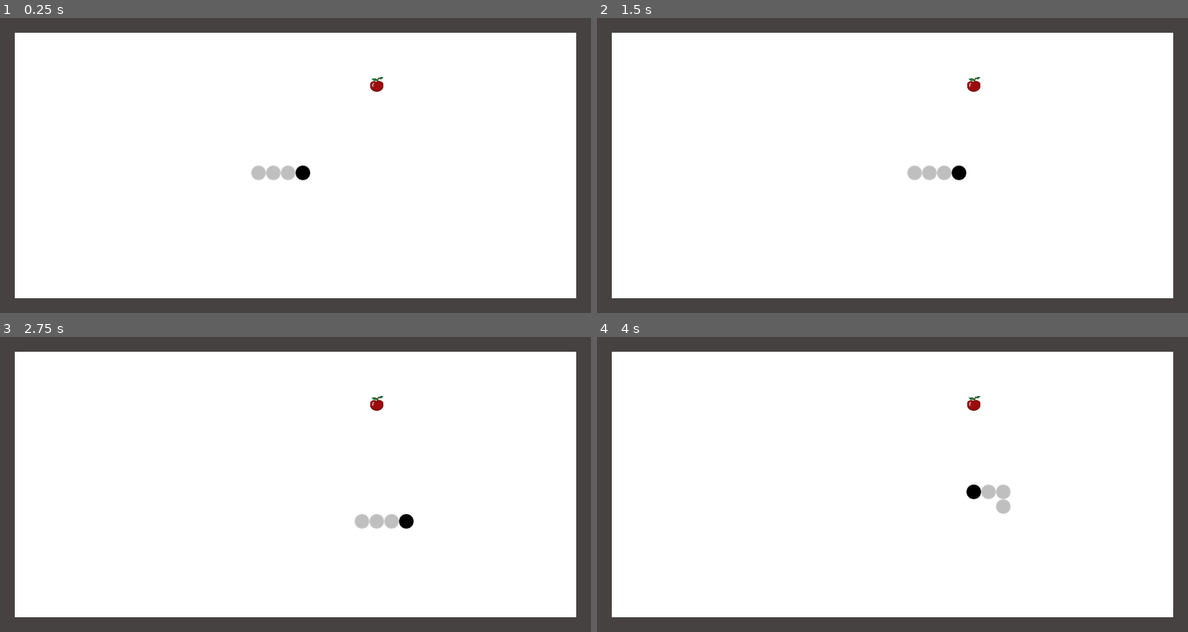
Above: before the commit, frames 1-4 (two rows, left to right).
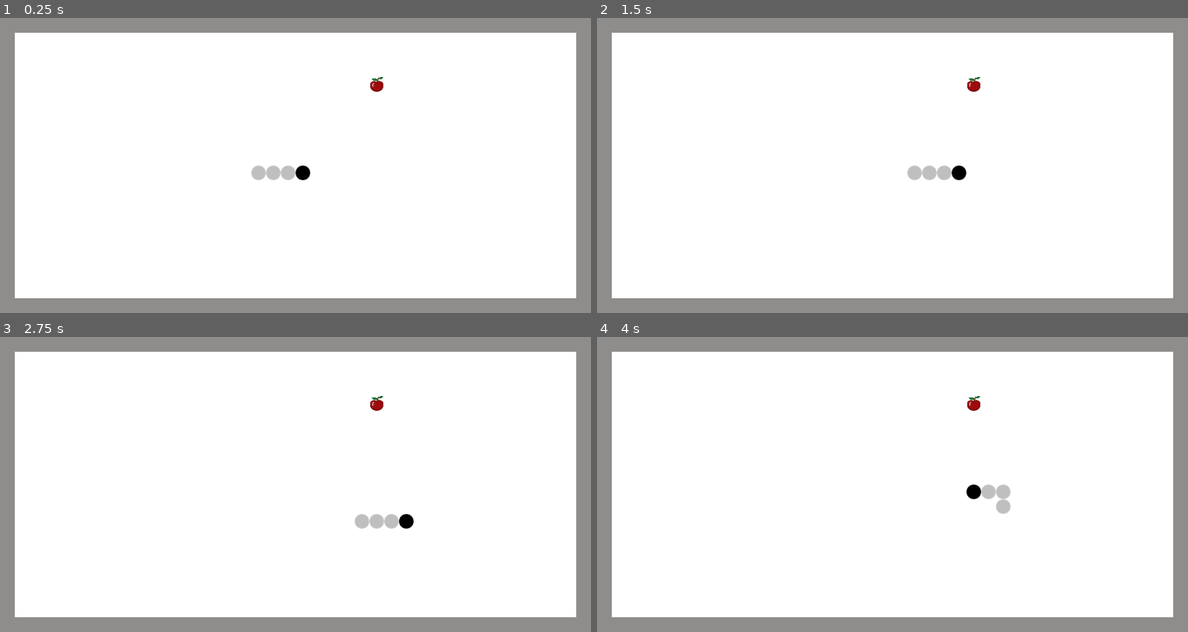
Above: after the commit, the same moments.

Repository: lichen63/godot-games
Game: Godot game, scene res://scenes/game.tscn
Two runs of this game, one before a commit and one after it. Both use one fixed random seed, a clock stepped at 60 frames per second and the inputs below.
Inputs:
- Up to frame 1 (0.25 s): no input
- Up to frame 2 (1.5 s): hold Right (snake_right) 0.53-1.28 s; hold Down (snake_down) from 1.28 s (still down)
- Up to frame 3 (2.75 s): release Down (snake_down) at 2.03 s; hold Right (snake_right) from 2.03 s (still down)
- Up to frame 4 (4 s): release Right (snake_right) at 2.78 s; hold Up (snake_up) 2.78-3.53 s; hold Left (snake_left) from 3.53 s (still down)

The runs differ from the first frame. In frame 1, 14% of the frame differs, in the area x 0-100%, y 0-100%; in frame 2, 14%; in frame 3, 14%; in frame 4, 14%.

Commit message:
refactor scene

Diff:
--- a/greedy-snake/scenes/game.tscn
+++ b/greedy-snake/scenes/game.tscn
@@ -1,18 +1,9 @@
-[gd_scene load_steps=8 format=3 uid="uid://bkm0o4fs51xco"]
+[gd_scene load_steps=5 format=3 uid="uid://bkm0o4fs51xco"]
 
 [ext_resource type="PackedScene" uid="uid://dp4gc8qwkfx0l" path="res://scenes/snake_head.tscn" id="1_6nvoh"]
 [ext_resource type="Script" path="res://scripts/game.gd" id="1_15alt"]
 [ext_resource type="PackedScene" uid="uid://ckwxrxfmni3h4" path="res://scenes/food.tscn" id="3_epwp3"]
 [ext_resource type="PackedScene" uid="uid://douhdn23beijy" path="res://scenes/snake_body.tscn" id="3_utqtl"]
-
-[sub_resource type="RectangleShape2D" id="RectangleShape2D_nye5l"]
-size = Vector2(30, 600)
-
-[sub_resource type="RectangleShape2D" id="RectangleShape2D_vnrkj"]
-size = Vector2(1150, 30)
-
-[sub_resource type="RectangleShape2D" id="RectangleShape2D_kctm5"]
-size = Vector2(1140, 30)
 
 [node name="game" type="Node"]
 script = ExtResource("1_15alt")
@@ -20,57 +11,46 @@
 snake_body_scene_ = ExtResource("3_utqtl")
 food_scene_ = ExtResource("3_epwp3")
 
-[node name="background" type="ColorRect" parent="."]
+[node name="background_" type="ColorRect" parent="."]
 offset_right = 1200.0
 offset_bottom = 600.0
 
-[node name="walls" type="Node" parent="."]
+[node name="walls_" type="Node" parent="."]
 
-[node name="left" type="Area2D" parent="walls"]
+[node name="left_" type="Node2D" parent="walls_"]
 
-[node name="color" type="ColorRect" parent="walls/left"]
+[node name="color_" type="ColorRect" parent="walls_/left_"]
 offset_right = 30.0
 offset_bottom = 600.0
 color = Color(0.275391, 0.257103, 0.257103, 1)
 
-[node name="collision" type="CollisionShape2D" parent="walls/left"]
-position = Vector2(15, 300)
-shape = SubResource("RectangleShape2D_nye5l")
-
-[node name="right" type="Area2D" parent="walls"]
+[node name="right_" type="Node2D" parent="walls_"]
 position = Vector2(1180, 0)
 
-[node name="color" type="ColorRect" parent="walls/right"]
+[node name="color_" type="ColorRect" parent="walls_/right_"]
 offset_left = -10.0
 offset_right = 20.0
 offset_bottom = 600.0
 color = Color(0.275391, 0.257103, 0.257103, 1)
 
-[node name="collision" type="CollisionShape2D" parent="walls/right"]
-position = Vector2(5, 300)
-shape = SubResource("RectangleShape2D_nye5l")
+[node name="top_" type="Node2D" parent="walls_"]
 
-[node name="top" type="Area2D" parent="walls"]
-
-[node name="color" type="ColorRect" parent="walls/top"]
+[node name="color_" type="ColorRect" parent="walls_/top_"]
 offset_left = 30.0
 offset_right = 1170.0
 offset_bottom = 30.0
 color = Color(0.275391, 0.257103, 0.257103, 1)
 
-[node name="collision" type="CollisionShape2D" parent="walls/top"]
-position = Vector2(605, 15)
-shape = SubResource("RectangleShape2D_vnrkj")
+[node name="bottom_" type="Node2D" parent="walls_"]
 
-[node name="bottom" type="Area2D" parent="walls"]
-
-[node name="color" type="ColorRect" parent="walls/bottom"]
+[node name="color_" type="ColorRect" parent="walls_/bottom_"]
 offset_left = 30.0
 offset_top = 570.0
 offset_right = 1170.0
 offset_bottom = 600.0
 color = Color(0.275391, 0.257103, 0.257103, 1)
 
-[node name="collision" type="CollisionShape2D" parent="walls/bottom"]
-position = Vector2(600, 585)
-shape = SubResource("RectangleShape2D_kctm5")
+[node name="game_result_" type="ColorRect" parent="."]
+offset_right = 1200.0
+offset_bottom = 600.0
+color = Color(1, 1, 1, 0.392157)
